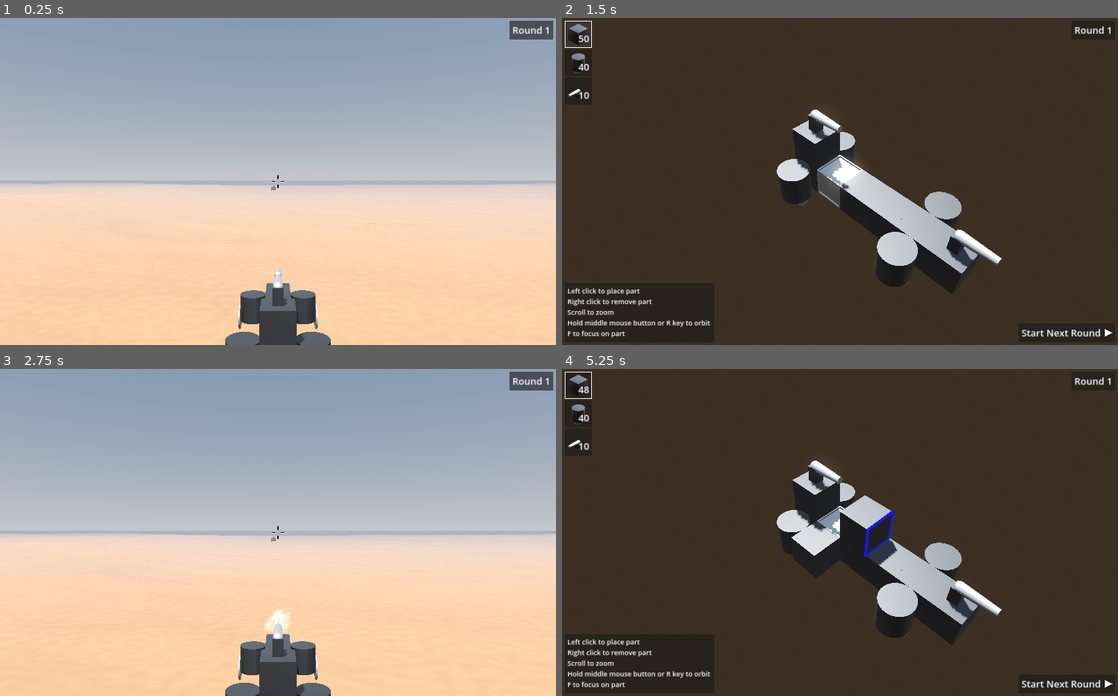
Above: before the commit, frames 1-4 (two rows, left to right).
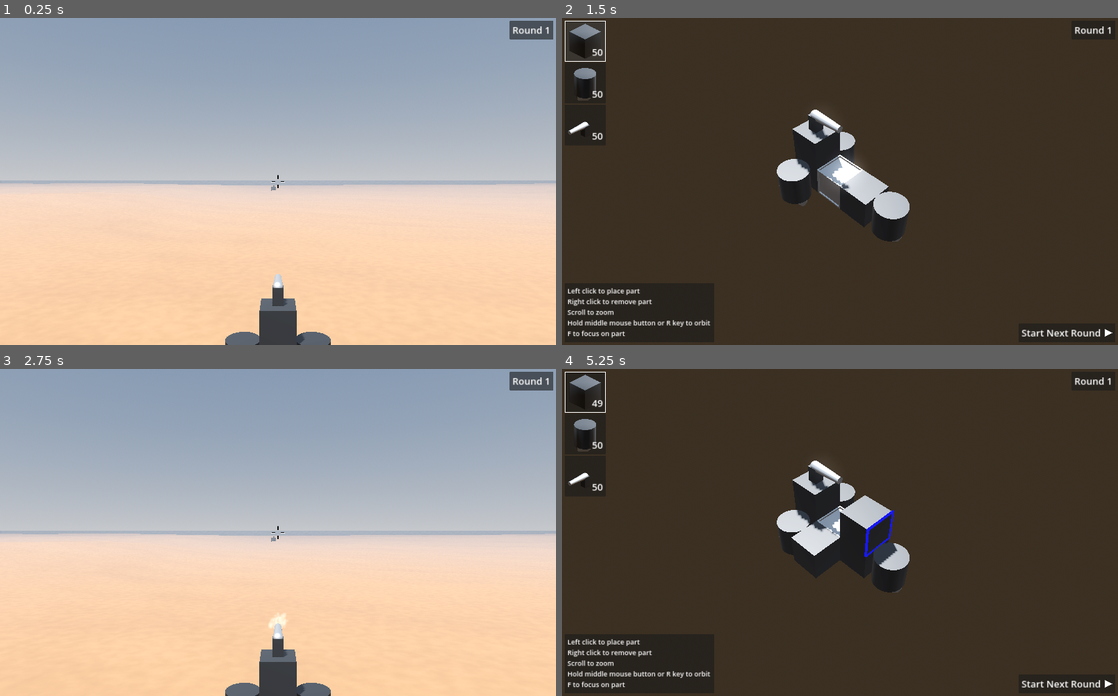
Above: after the commit, the same moments.

Repository: mcjohnalds/metal-skirmish
Game: Godot game, scene res://scenes/main.tscn
Two runs of this game, one before a commit and one after it. Both use one fixed random seed, a clock stepped at 60 frames per second and the inputs below.
Inputs (mouse positions are in pixels of both pictures, inside the frame that each line leads up to; where the layout moved, square brackets give the same spot in the first picture):
- Up to frame 1 (0.25 s): no input
- Up to frame 2 (1.5 s): tap Enter at 0.5 s; move the mouse to (867, 181) at 0.52 s; hold W (move_forward) 0.53-1.25 s; hold R (orbit) 0.53-1.25 s; click (867, 181) at 0.67 s; tap Tab (switch_scene) at 0.8 s; click (584, 40) [578, 34] at 1.25 s
- Up to frame 3 (2.75 s): click (505, 682) at 2 s
- Up to frame 4 (5.25 s): move the mouse to (812, 532) at 2.77 s; hold W (move_forward) 2.78-3.53 s; tap Tab (switch_scene) at 2.85, 3.8 s; click (812, 532) at 2.92 s; tap R (orbit) at 3.05, 4.55 s; tap Enter at 3.5, 4.25 s; move the mouse to (895, 460) at 3.52 s; hold D (move_right) 3.53-4.28 s; hold R (orbit) 3.53-4.28 s; click (895, 460) at 3.67 s; move the mouse to (834, 539) at 4.27 s; hold W (move_forward) from 4.28 s (still down); tap F (recenter) at 4.35 s; click (834, 539) at 4.42 s; move the mouse to (878, 535) at 5.02 s; hold Tab (switch_scene) from 5.03 s (still down); click (878, 535) at 5.17 s

The runs differ from the first frame. In frame 1, 0.9% of the frame differs, in the area x 42-58%, y 76-96%; in frame 2, 4.4%, in the area x 0-80%, y 0-85%; in frame 3, 1.0%; in frame 4, 4.4%.

Commit message:
earn parts

Diff:
--- a/misc/theme.tres
+++ b/misc/theme.tres
@@ -1,4 +1,7 @@
-[gd_resource type="Theme" format=3 uid="uid://7ocngskwpd65"]
+[gd_resource type="Theme" load_steps=2 format=3 uid="uid://7ocngskwpd65"]
+
+[sub_resource type="StyleBoxFlat" id="StyleBoxFlat_k8u8k"]
+bg_color = Color(0.336607, 0.336608, 0.336608, 0.85098)
 
 [resource]
 BodyLarge/base_type = &"Label"
@@ -9,6 +12,8 @@
 BodySmall/font_sizes/font_size = 25
 Button/font_sizes/font_size = 30
 Label/colors/font_color = Color(1, 1, 1, 1)
+LightButton/base_type = &"Button"
+LightButton/styles/normal = SubResource("StyleBoxFlat_k8u8k")
 MarginMedium/base_type = &"MarginContainer"
 MarginMedium/constants/margin_bottom = 10
 MarginMedium/constants/margin_left = 10
--- a/scenes/arena.tscn
+++ b/scenes/arena.tscn
@@ -1,9 +1,13 @@
-[gd_scene load_steps=10 format=3 uid="uid://dibolnwtlpcgq"]
+[gd_scene load_steps=14 format=3 uid="uid://dibolnwtlpcgq"]
 
 [ext_resource type="Script" path="res://scripts/arena.gd" id="1_vu6ok"]
 [ext_resource type="PackedScene" uid="uid://7k5xltg2hw8" path="res://scenes/environment.tscn" id="2_lr0bs"]
 [ext_resource type="PackedScene" uid="uid://ca5c21n3ub847" path="res://scenes/wall.tscn" id="3_3iwxt"]
+[ext_resource type="PackedScene" uid="uid://fjdp76g7y1mb" path="res://scenes/part_button.tscn" id="6_u2300"]
+[ext_resource type="PackedScene" uid="uid://cq4gywwo6nthu" path="res://scenes/armor_part.tscn" id="7_egnf0"]
 [ext_resource type="PackedScene" uid="uid://eewxycwm7fsg" path="res://scenes/ground.tscn" id="8_cv38k"]
+[ext_resource type="PackedScene" uid="uid://dhjl4ne7kf1gk" path="res://scenes/wheel_part.tscn" id="8_y2fcv"]
+[ext_resource type="PackedScene" uid="uid://4fui5v13ebcj" path="res://scenes/gun_part.tscn" id="9_k1rwl"]
 [ext_resource type="Texture2D" uid="uid://btykjkru56eb8" path="res://textures/crosshair.svg" id="13_cprpm"]
 [ext_resource type="PackedScene" uid="uid://270hj1ge6dxn" path="res://scenes/round_counter.tscn" id="14_ar3fi"]
 [ext_resource type="PackedScene" uid="uid://dumuf1e8lfu48" path="res://scenes/next_button.tscn" id="15_tpeo3"]
@@ -75,10 +79,10 @@
 anchor_top = 0.5
 anchor_right = 0.5
 anchor_bottom = 0.5
-offset_left = -89.0
-offset_top = -162.5
-offset_right = 89.0
-offset_bottom = -93.5
+offset_left = -197.0
+offset_top = -174.0
+offset_right = 197.0
+offset_bottom = -82.0
 grow_horizontal = 2
 grow_vertical = 2
 
@@ -93,6 +97,95 @@
 theme_type_variation = &"BodyLarge"
 text = "Round Complete"
 horizontal_alignment = 2
+
+[node name="PartsEarnedText" type="PanelContainer" parent="."]
+visible = false
+anchors_preset = 8
+anchor_left = 0.5
+anchor_top = 0.5
+anchor_right = 0.5
+anchor_bottom = 0.5
+offset_left = -128.0
+offset_top = 87.0
+offset_right = 128.0
+offset_bottom = 159.0
+grow_horizontal = 2
+grow_vertical = 2
+
+[node name="MarginContainer" type="MarginContainer" parent="PartsEarnedText"]
+layout_mode = 2
+size_flags_horizontal = 4
+size_flags_vertical = 4
+theme_type_variation = &"MarginMedium"
+
+[node name="Label" type="Label" parent="PartsEarnedText/MarginContainer"]
+layout_mode = 2
+theme_type_variation = &"BodyMedium"
+text = "Parts Earned"
+horizontal_alignment = 2
+
+[node name="PartsEarnedButtons" type="Control" parent="."]
+visible = false
+layout_mode = 3
+anchors_preset = 8
+anchor_left = 0.5
+anchor_top = 0.5
+anchor_right = 0.5
+anchor_bottom = 0.5
+offset_left = -180.0
+offset_top = 222.0
+offset_right = 180.0
+offset_bottom = 322.0
+grow_horizontal = 2
+grow_vertical = 2
+
+[node name="HBoxContainer" type="HBoxContainer" parent="PartsEarnedButtons"]
+layout_mode = 1
+anchors_preset = 8
+anchor_left = 0.5
+anchor_top = 0.5
+anchor_right = 0.5
+anchor_bottom = 0.5
+offset_left = -229.0
+offset_top = -75.0
+offset_right = 229.0
+offset_bottom = 75.0
+grow_horizontal = 2
+grow_vertical = 2
+alignment = 1
+
+[node name="ArmorPartButton" parent="PartsEarnedButtons/HBoxContainer" instance=ExtResource("6_u2300")]
+layout_mode = 2
+
+[node name="Button" parent="PartsEarnedButtons/HBoxContainer/ArmorPartButton" index="0"]
+theme_type_variation = &"LightButton"
+
+[node name="SubViewport" parent="PartsEarnedButtons/HBoxContainer/ArmorPartButton/Button/MarginContainer/SubViewportContainer" index="0"]
+render_target_update_mode = 0
+
+[node name="ArmorPart" parent="PartsEarnedButtons/HBoxContainer/ArmorPartButton/Button/MarginContainer/SubViewportContainer/SubViewport/PartViewer" index="2" instance=ExtResource("7_egnf0")]
+
+[node name="WheelPartButton" parent="PartsEarnedButtons/HBoxContainer" instance=ExtResource("6_u2300")]
+layout_mode = 2
+
+[node name="Button" parent="PartsEarnedButtons/HBoxContainer/WheelPartButton" index="0"]
+theme_type_variation = &"LightButton"
+
+[node name="SubViewport" parent="PartsEarnedButtons/HBoxContainer/WheelPartButton/Button/MarginContainer/SubViewportContainer" index="0"]
+render_target_update_mode = 0
+
+[node name="WheelPart" parent="PartsEarnedButtons/HBoxContainer/WheelPartButton/Button/MarginContainer/SubViewportContainer/SubViewport/PartViewer" index="2" instance=ExtResource("8_y2fcv")]
+
+[node name="GunPartButton" parent="PartsEarnedButtons/HBoxContainer" instance=ExtResource("6_u2300")]
+layout_mode = 2
+
+[node name="Button" parent="PartsEarnedButtons/HBoxContainer/GunPartButton" index="0"]
+theme_type_variation = &"LightButton"
+
+[node name="SubViewport" parent="PartsEarnedButtons/HBoxContainer/GunPartButton/Button/MarginContainer/SubViewportContainer" index="0"]
+render_target_update_mode = 0
+
+[node name="GunPart" parent="PartsEarnedButtons/HBoxContainer/GunPartButton/Button/MarginContainer/SubViewportContainer/SubViewport/PartViewer" index="2" instance=ExtResource("9_k1rwl")]
 
 [node name="MarginContainer" type="MarginContainer" parent="."]
 anchors_preset = 15
@@ -156,4 +249,7 @@
 [node name="Label" parent="GameOverControl/NextRoundButton/MarginContainer/HBoxContainer" index="0"]
 text = "Restart"
 
+[editable path="PartsEarnedButtons/HBoxContainer/ArmorPartButton"]
+[editable path="PartsEarnedButtons/HBoxContainer/WheelPartButton"]
+[editable path="PartsEarnedButtons/HBoxContainer/GunPartButton"]
 [editable path="GameOverControl/NextRoundButton"]
--- a/scenes/part_button.tscn
+++ b/scenes/part_button.tscn
@@ -12,7 +12,7 @@
 border_color = Color(1, 1, 1, 1)
 
 [node name="PartButton" type="AspectRatioContainer"]
-custom_minimum_size = Vector2(100, 100)
+custom_minimum_size = Vector2(150, 150)
 offset_right = 100.0
 offset_bottom = 100.0
 script = ExtResource("1_eqi84")
@@ -22,9 +22,12 @@
 focus_mode = 0
 
 [node name="MarginContainer" type="MarginContainer" parent="Button"]
-layout_mode = 2
-offset_right = 100.0
-offset_bottom = 100.0
+layout_mode = 1
+anchors_preset = 15
+anchor_right = 1.0
+anchor_bottom = 1.0
+grow_horizontal = 2
+grow_vertical = 2
 theme_type_variation = &"MarginMedium"
 
 [node name="SubViewportContainer" type="SubViewportContainer" parent="Button/MarginContainer"]
@@ -35,7 +38,7 @@
 own_world_3d = true
 transparent_bg = true
 handle_input_locally = false
-size = Vector2i(80, 80)
+size = Vector2i(130, 130)
 size_2d_override_stretch = true
 render_target_update_mode = 4
 
@@ -43,7 +46,7 @@
 
 [node name="Label" type="Label" parent="Button/MarginContainer"]
 layout_mode = 2
-size_flags_vertical = 1
+size_flags_vertical = 8
 theme_type_variation = &"BodyMedium"
 text = "12"
 horizontal_alignment = 2
--- a/scenes/vehicle_the_block.tscn
+++ b/scenes/vehicle_the_block.tscn
@@ -217,25 +217,13 @@
 [node name="GunPart13" parent="." index="68" instance=ExtResource("5_2qeh7")]
 transform = Transform3D(1, 0, 0, 0, 1, 0, 0, 0, 1, 0, 1, 2)
 
-[node name="GunPart7" parent="." index="69" instance=ExtResource("5_2qeh7")]
-transform = Transform3D(1, 0, 0, 0, 1, 0, 0, 0, 1, 2, 1, 1)
-
-[node name="GunPart8" parent="." index="70" instance=ExtResource("5_2qeh7")]
-transform = Transform3D(1, 0, 0, 0, 1, 0, 0, 0, 1, 2, 1, -1)
-
-[node name="GunPart14" parent="." index="71" instance=ExtResource("5_2qeh7")]
+[node name="GunPart8" parent="." index="69" instance=ExtResource("5_2qeh7")]
 transform = Transform3D(1, 0, 0, 0, 1, 0, 0, 0, 1, 2, 1, 0)
 
-[node name="GunPart11" parent="." index="72" instance=ExtResource("5_2qeh7")]
-transform = Transform3D(1, 0, 0, 0, 1, 0, 0, 0, 1, -2, 1, -1)
-
-[node name="GunPart12" parent="." index="73" instance=ExtResource("5_2qeh7")]
-transform = Transform3D(1, 0, 0, 0, 1, 0, 0, 0, 1, -2, 1, 1)
-
-[node name="GunPart16" parent="." index="74" instance=ExtResource("5_2qeh7")]
+[node name="GunPart11" parent="." index="70" instance=ExtResource("5_2qeh7")]
 transform = Transform3D(1, 0, 0, 0, 1, 0, 0, 0, 1, -2, 1, 0)
 
-[node name="VehicleDetector" type="Area3D" parent="." index="75"]
+[node name="VehicleDetector" type="Area3D" parent="." index="71"]
 transform = Transform3D(1, 0, -5.06299e-09, 0, 1, 0, -7.43555e-09, 0, 1, 2.08165e-12, 2.08165e-12, 5)
 collision_layer = 0
 monitorable = false
--- a/scripts/arena.gd
+++ b/scripts/arena.gd
@@ -11,23 +11,69 @@
 var vehicle_the_block := load("res://scenes/vehicle_the_block.tscn")
 
 var rounds := [
-	[
-		{ "scene": vehicle_cow, "position": Vector3(0.0, 0.0, 0.0) },
-	],
-	[
-		{ "scene": vehicle_tinny_bopper, "position": Vector3(0.0, 0.0, 0.0) },
-	],
-	# [
-	# 	{ "scene": vehicle_prick, "position": Vector3(0.0, 0.0, 0.0) },
-	# ],
-	# [
-	# 	{ "scene": vehicle_banger, "position": Vector3(0.0, 0.0, 0.0) },
-	# ],
-	# [
-	# 	{ "scene": vehicle_the_block, "position": Vector3(0.0, 0.0, 0.0) },
-	# 	{ "scene": vehicle_tinny_bopper, "position": Vector3(10.0, 0.0, -40.0) },
-	# 	{ "scene": vehicle_tinny_bopper, "position": Vector3(-10.0, 0.0, -40.0) },
-	# ],
+	{
+		"enemies": [
+			{
+				"scene": vehicle_cow,
+				"position": Vector3(0.0, 0.0, 0.0)
+			},
+		],
+		"armor_parts_earned": 1,
+		"wheel_parts_earned": 1,
+		"gun_parts_earned": 1,
+	},
+	{
+		"enemies": [
+			{
+				"scene": vehicle_tinny_bopper,
+				"position": Vector3(0.0, 0.0, 0.0)
+			},
+		],
+		"armor_parts_earned": 2,
+		"wheel_parts_earned": 1,
+		"gun_parts_earned": 1,
+	},
+	{
+		"enemies": [
+			{
+				"scene": vehicle_prick,
+				"position": Vector3(0.0, 0.0, 0.0)
+			},
+		],
+		"armor_parts_earned": 3,
+		"wheel_parts_earned": 1,
+		"gun_parts_earned": 1,
+	},
+	{
+		"enemies": [
+			{
+				"scene": vehicle_banger,
+				"position": Vector3(0.0, 0.0, 0.0)
+			},
+		],
+		"armor_parts_earned": 3,
+		"wheel_parts_earned": 1,
+		"gun_parts_earned": 2,
+	},
+	{
+		"enemies": [
+			{
+				"scene": vehicle_the_block,
+				"position": Vector3(0.0, 0.0, 0.0)
+			},
+			{
+				"scene": vehicle_tinny_bopper,
+				"position": Vector3(30.0, 0.0, 150.0)
+			},
+			{
+				"scene": vehicle_tinny_bopper,
+				"position": Vector3(-30.0, 0.0, 150.0)
+			},
+		],
+		"armor_parts_earned": 0,
+		"wheel_parts_earned": 0,
+		"gun_parts_earned": 0,
+	},
 ]
 
 @onready var player_spawn_point: Node3D = $PlayerSpawnPoint
@@ -36,6 +82,11 @@
 @onready var round_counter: RoundCounter = $MarginContainer/RoundCounter
 @onready var round_complete_control: Control = $RoundCompleteControl
 @onready var round_complete_label: Label = $RoundCompleteControl/MarginContainer/Label
+@onready var parts_earned_text: Control = $PartsEarnedText
+@onready var parts_earned_buttons: Control = $PartsEarnedButtons
+@onready var armor_part_button: PartButton = $PartsEarnedButtons/HBoxContainer/ArmorPartButton
+@onready var wheel_part_button: PartButton = $PartsEarnedButtons/HBoxContainer/WheelPartButton
+@onready var gun_part_button: PartButton = $PartsEarnedButtons/HBoxContainer/GunPartButton
 @onready var ground: Ground = $Ground
 @onready var crosshair: Control = $Crosshair
 @onready var game_over_control: Control = $GameOverControl
@@ -50,7 +101,8 @@
 	player.position = player_spawn_point.position - Vector3.UP * min_y
 	add_child(player)
 
-	var enemies: Array = rounds[g.round_number - 1]
+	var round_data: Dictionary = rounds[g.round_number - 1]
+	var enemies: Array = round_data.enemies
 	for enemy: Dictionary in enemies:
 		var scene = enemy["scene"]
 		var pos: Vector3 = enemy["position"]
@@ -78,13 +130,27 @@
 		return
 	if get_tree().get_nodes_in_group("vehicles").size() == 2:
 		round_complete_control.visible = true
-		await get_tree().create_timer(3.0).timeout
 		if g.round_number == rounds.size():
 			round_complete_label.text = "Game Won - Thanks For Playing"
 		else:
+			await get_tree().create_timer(2.0).timeout
+			parts_earned_text.visible = true
+			parts_earned_buttons.visible = true
+			var round_data: Dictionary = rounds[g.round_number - 1]
+			var armor_parts_earned: int = round_data["armor_parts_earned"]
+			var wheel_parts_earned: int = round_data["wheel_parts_earned"]
+			var gun_parts_earned: int = round_data["gun_parts_earned"]
+			armor_part_button.label.text = str(armor_parts_earned)
+			wheel_part_button.label.text = str(wheel_parts_earned)
+			gun_part_button.label.text = str(gun_parts_earned)
+			await get_tree().create_timer(5.0).timeout
+			g.armor_part_inventory += armor_parts_earned
+			g.wheel_part_inventory += wheel_parts_earned
+			g.gun_part_inventory += gun_parts_earned
 			g.round_number += 1
 			round_complete.emit()
 
 
 func on_restart_button_down() -> void:
+	g.reset()
 	get_tree().reload_current_scene()
--- a/scripts/camera_pivot.gd
+++ b/scripts/camera_pivot.gd
@@ -2,6 +2,7 @@
 extends Node3D
 
 const MOUSE_SENSITIVITY := 0.001
+const ORBIT_SPEED := 0.004
 @onready var camera: Camera3D = $Camera
 @onready var aim: RayCast3D = $Camera/Aim
 var fight_mode := false
@@ -48,5 +49,5 @@
 			view_pitch += motion.relative.y * MOUSE_SENSITIVITY
 			view_yaw -= motion.relative.x * MOUSE_SENSITIVITY
 		elif Input.is_action_pressed("orbit"):
-			view_pitch += motion.relative.y * MOUSE_SENSITIVITY * 2.0
-			view_yaw -= motion.relative.x * MOUSE_SENSITIVITY * 2.0
+			view_pitch += motion.relative.y * ORBIT_SPEED
+			view_yaw -= motion.relative.x * ORBIT_SPEED
--- a/scripts/global.gd
+++ b/scripts/global.gd
@@ -2,10 +2,10 @@
 extends Node
 
 enum PhysicsLayers {
-    Vehicle = 1 << 0,
-    Ground = 1 << 1,
-    Giblet = 1 << 2,
-    Wall = 1 << 2,
+	Vehicle = 1 << 0,
+	Ground = 1 << 1,
+	Giblet = 1 << 2,
+	Wall = 1 << 2,
 }
 
 const MAX_AIM_RANGE := 70
@@ -14,10 +14,10 @@
 const armor_part_scene: PackedScene = preload("res://scenes/armor_part.tscn")
 const wheel_part_scene: PackedScene = preload("res://scenes/wheel_part.tscn")
 const gun_part_scene: PackedScene = preload("res://scenes/gun_part.tscn")
-var armor_part_inventory := 50
-var wheel_part_inventory := 40
-var gun_part_inventory := 10
-var round_number := 1
+var armor_part_inventory: int
+var wheel_part_inventory: int
+var gun_part_inventory: int
+var round_number: int
 
 
 var arena: Arena:
@@ -28,6 +28,17 @@
 var camera_pivot: CameraPivot:
 	get:
 		return get_tree().get_first_node_in_group("camera pivot")
+
+
+func _init() -> void:
+	reset()
+
+
+func reset() -> void:
+	armor_part_inventory = 0
+	wheel_part_inventory = 0
+	gun_part_inventory = 0
+	round_number = 1
 
 
 static func safe_look_at(node: Node3D, target: Vector3, use_model_front: bool = false) -> void:
@@ -141,5 +152,5 @@
 
 
 func _unhandled_input(event: InputEvent) -> void:
-	if event.is_action_pressed("ui_cancel"):
+	if OS.is_debug_build() and event.is_action_pressed("ui_cancel"):
 		get_tree().quit()
--- a/scripts/main.gd
+++ b/scripts/main.gd
@@ -1,7 +1,7 @@
 class_name Main
 extends Node3D
 
-const vehicle_prick_scene := preload("res://scenes/vehicle_prick.tscn")
+const start_vehicle_scene := preload("res://scenes/vehicle_tinny_bopper.tscn")
 @onready var arena_scene := preload("res://scenes/arena.tscn")
 @onready var garage_scene := preload("res://scenes/garage.tscn")
 var arena: Arena
@@ -14,7 +14,10 @@
 
 
 func _unhandled_input(event: InputEvent) -> void:
-	if event.is_action_pressed("switch_scene"):
+	if OS.is_debug_build() and event.is_action_pressed("switch_scene"):
+		g.armor_part_inventory = 50
+		g.wheel_part_inventory = 50
+		g.gun_part_inventory = 50
 		switch_scene()
 
 
@@ -45,7 +48,7 @@
 		await garage.tree_exited
 		garage = null
 	else:
-		player = vehicle_prick_scene.instantiate()
+		player = start_vehicle_scene.instantiate()
 		player.is_player = true
 
 	arena = arena_scene.instantiate()
--- a/scripts/vehicle.gd
+++ b/scripts/vehicle.gd
@@ -3,7 +3,7 @@
 
 signal destroyed(is_player: bool)
 
-const BULLET_DAMAGE := 5.0
+const BULLET_DAMAGE := 10.0
 const ENEMY_SHOOTING_ENABLED := true
 const ENEMY_INACCURACY := 0.1
 const ENGINE_TORQUE := 7500.0
Not shown, changed: misc/todo.txt
